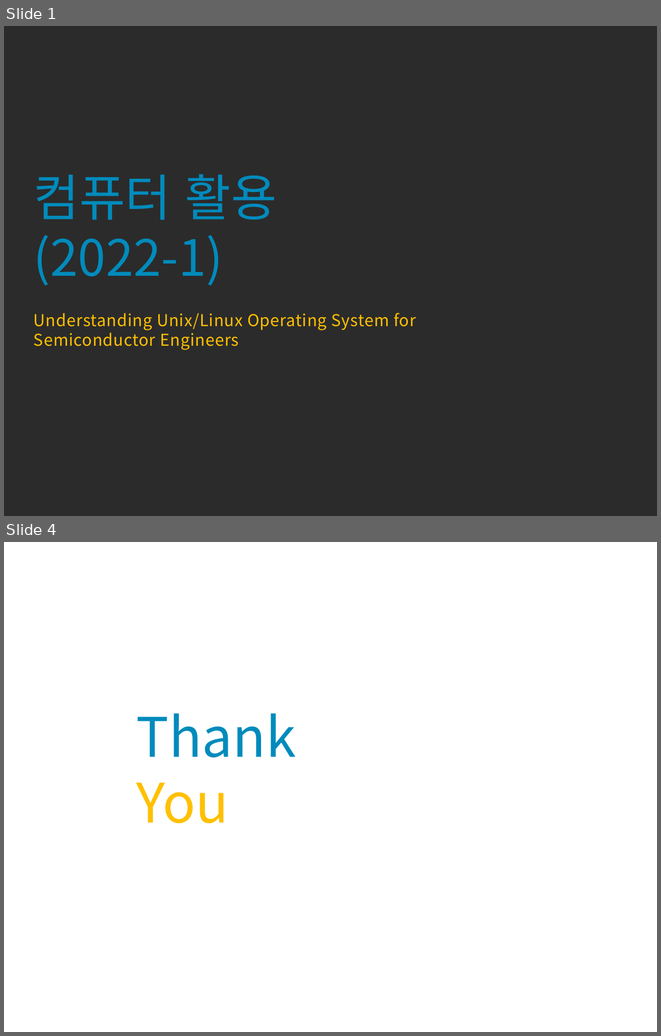
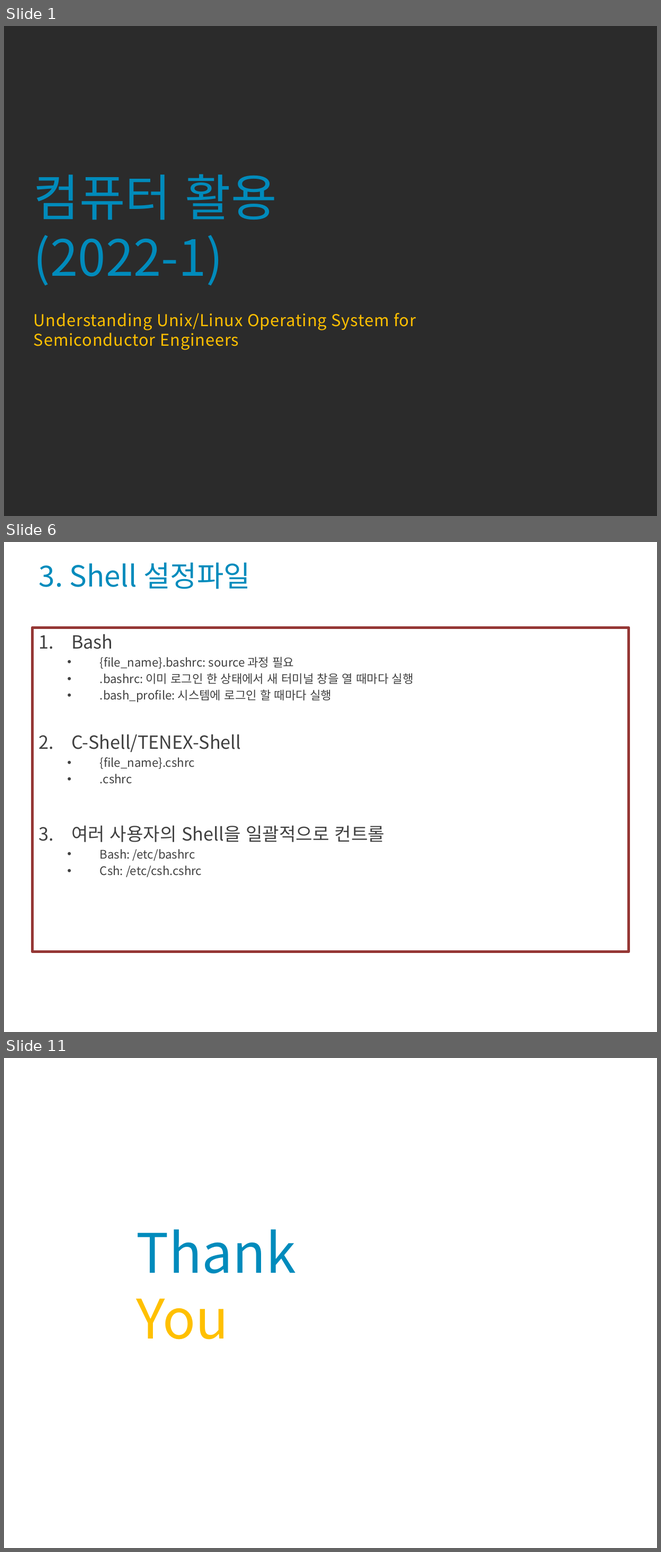
Before and after one commit to codefoolosopher/linuxedu, a slide deck: portfolio/Linux_OS_System_2022_1_s6.pptx. Shown one above the other, each under a label of ours: slides 1 and 4 before the commit, slides 1, 6 and 11 after it; the slides between them are not shown. The pictures are 661x1036 and 661x1552 pixels, drawn with LibreOffice and Linux fonts; fonts in the diff are those of the drawing; background and template pictures are left out; a plain dark background stands for a picture behind light text. Boxes give left, top, right and bottom in pixels: in the first picture for what was removed or moved away, otherwise in the second. Text is boxed around its words. In the diff, an @@ line names an element or a change of style, - is before the commit and + after.

```diff
--- a/portfolio/Linux_OS_System_2022_1_s6.pptx
+++ b/portfolio/Linux_OS_System_2022_1_s6.pptx
@@ slide 6 added at [4,542,657,1032], background picture (left out) @@
@@ title added at [39,562,250,589], 32 pt, text #008BBC @@
+3. Shell 설정파일
@@ text added at [32,627,628,951], outline #953735 3 pt, 13 pt, text #404040 @@
+1. Bash
+  • {file_name}.bashrc: source 과정 필요
+  • .bashrc: 이미 로그인 한 상태에서 새 터미널 창을 열 때마다 실행
+  • .bash_profile: 시스템에 로그인 할 때마다 실행
+2. C-Shell/TENEX-Shell
+  • {file_name}.cshrc
+  • .cshrc
+3. 여러 사용자의 Shell을 일괄적으로 컨트롤
+  • Bash: /etc/bashrc
+  • Csh: /etc/csh.cshrc
@@ what was slide 4 is now slide 11 @@
```
Also in this commit, not shown: 1 slide changed, 7 other slides added, 1 slide removed, 1 other file.
